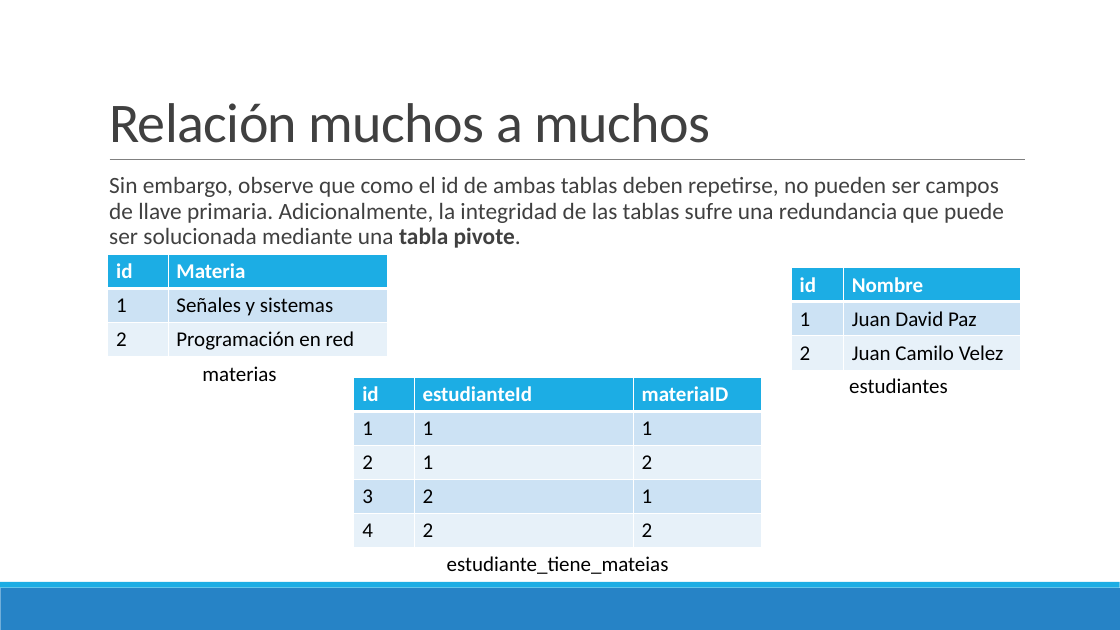
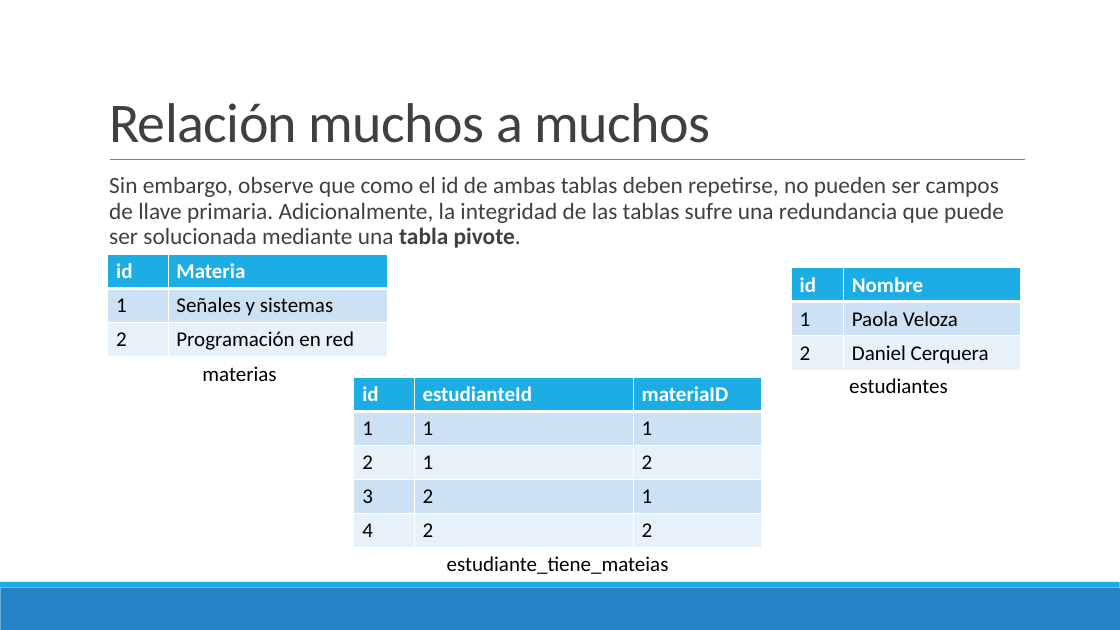
Before and after one commit to Domiciano/ProgramRed192, a slide deck: slide 13 of Clase10/Presentación.pptx. Drawn at 1120x630 pixels with LibreOffice and Linux fonts; fonts in the diff are those of the drawing. Boxes give left, top, right and bottom in pixels: in the first picture for what was removed or moved away, otherwise in the second. Text is boxed around its words. In the diff, an @@ line names an element or a change of style, - is before the commit and + after.

```diff
--- a/Clase10/Presentación.pptx
+++ b/Clase10/Presentación.pptx
@@ table at (x1=791, y1=268, x2=1021, y2=371) @@
-row 2, column 2: Juan David Paz
+row 2, column 2: Paola Veloza
-row 3, column 2: Juan Camilo Velez
+row 3, column 2: Daniel Cerquera
```
Also in this commit, not shown: 3 other slides changed, 7 slides added.
